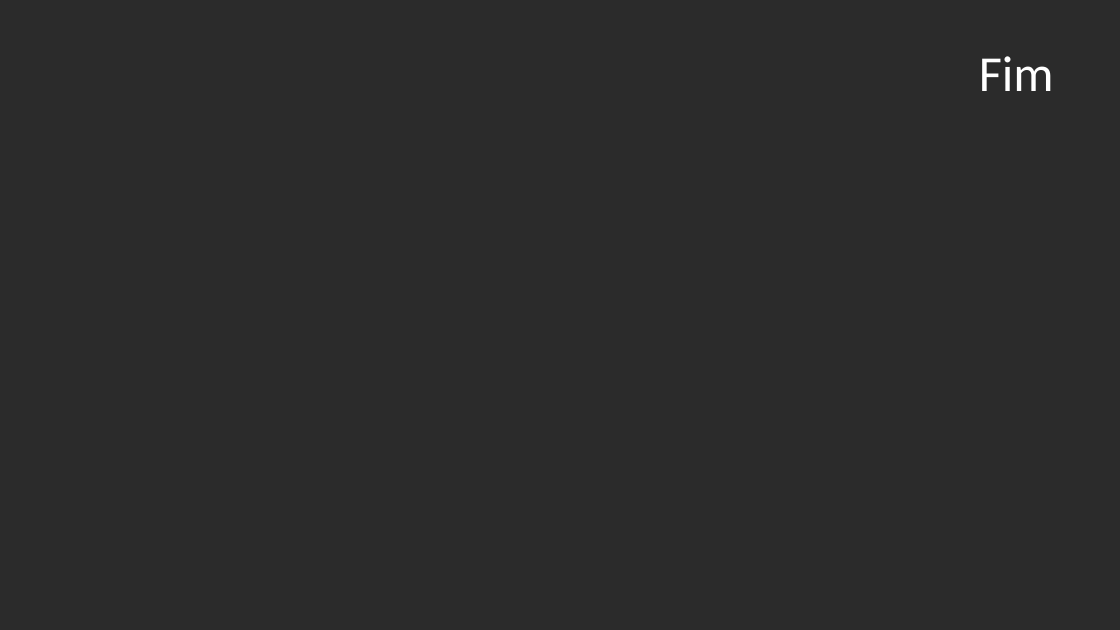
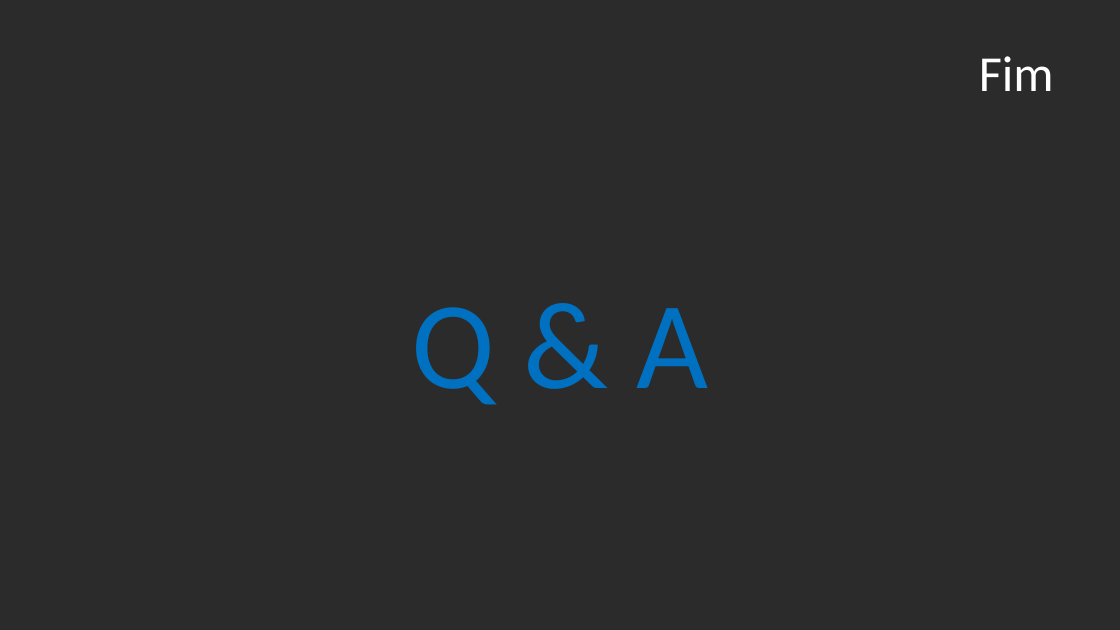
Before and after one commit to josepferreira/aa1-cd, a slide deck: slide 19 of apresentacao.pptx. Drawn at 1120x630 pixels with LibreOffice and Linux fonts; fonts in the diff are those of the drawing; background and template pictures are left out; a plain dark background stands for a picture behind light text. Boxes give left, top, right and bottom in pixels: in the first picture for what was removed or moved away, otherwise in the second. Text is boxed around its words. In the diff, an @@ line names an element or a change of style, - is before the commit and + after.

```diff
--- a/apresentacao.pptx
+++ b/apresentacao.pptx
@@ text added at bbox=[411, 307, 708, 405], 80 pt, text #0070C0 @@
+Q & A
```
Also in this commit, not shown: 1 other slide changed.
